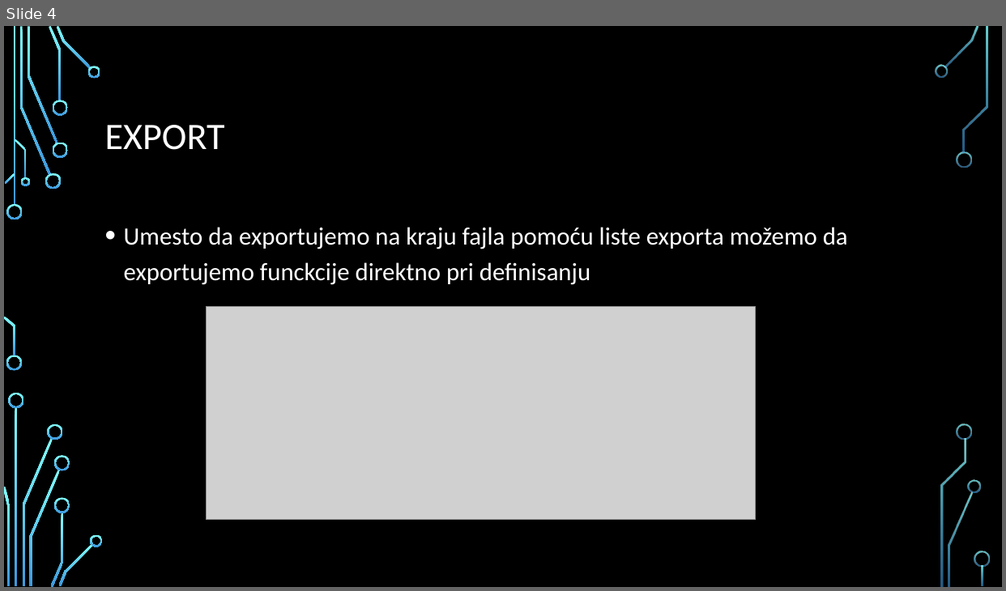
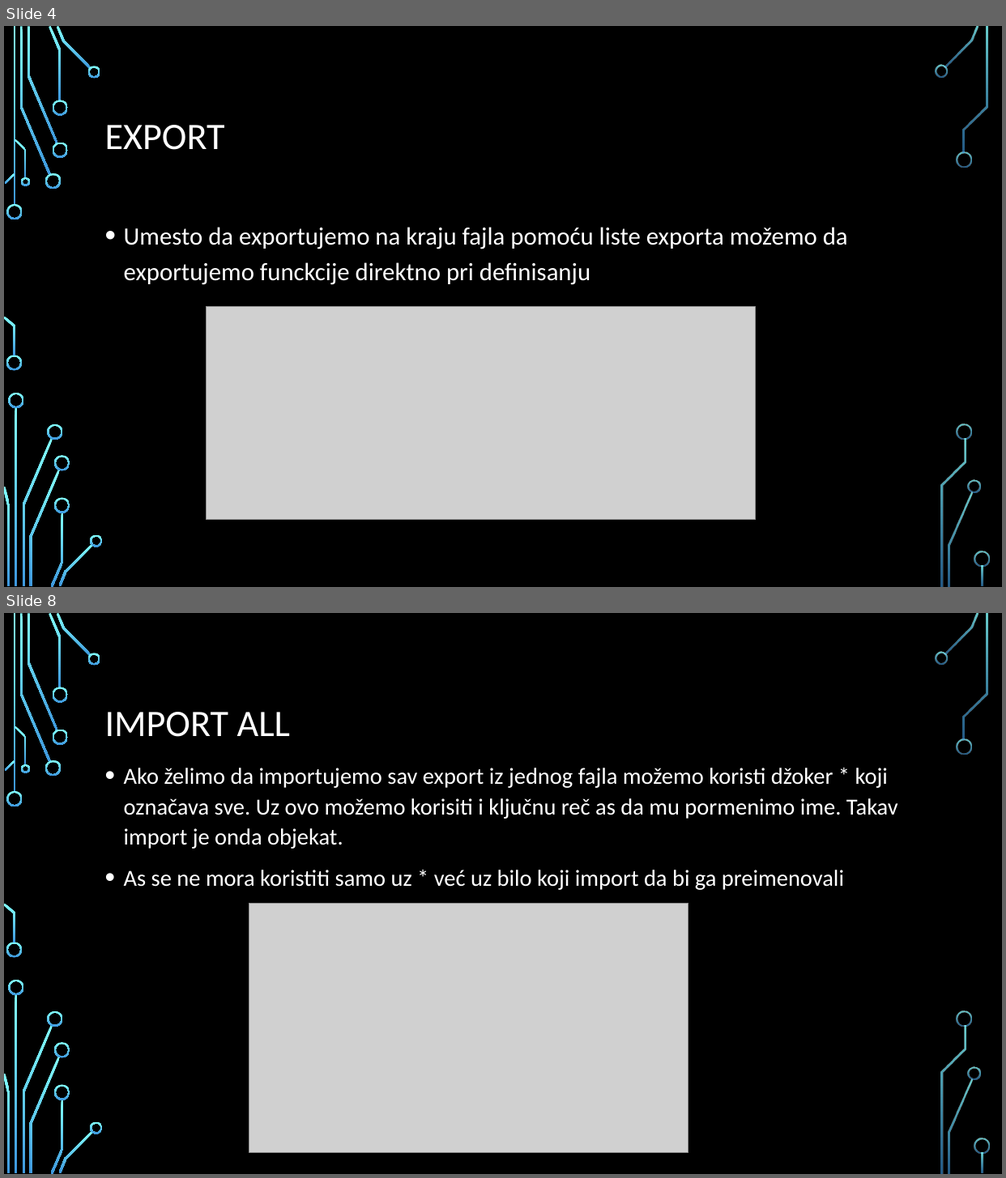
Before and after one commit to MihajloMilojevic/Sekcija, a slide deck: JavaScript/Napredno/prezentacije/12. Moduli.pptx. Shown one above the other, each under a label of ours: slide 4 before the commit, slides 4 and 8 after it; the slides between them are not shown. The pictures are 1006x591 and 1006x1178 pixels, drawn with LibreOffice and Linux fonts; fonts in the diff are those of the drawing; grey boxes stand for pictures; background and template pictures are left out. Boxes give left, top, right and bottom in pixels: in the first picture for what was removed or moved away, otherwise in the second. Text is boxed around its words. In the diff, an @@ line names an element or a change of style, - is before the commit and + after.

```diff
--- a/JavaScript/Napredno/prezentacije/12. Moduli.pptx
+++ b/JavaScript/Napredno/prezentacije/12. Moduli.pptx
@@ slide 8 added at (x1=4, y1=613, x2=1002, y2=1174), background picture (left out); not listed: 36 template elements that a slide beside it also shows @@
@@ title added at (x1=105, y1=712, x2=291, y2=737), 36 pt, text #FFFFFF @@
+IMPORT ALL
@@ text added at (x1=124, y1=768, x2=898, y2=890), 22.2 pt, text #FFFFFF @@
+• Ako želimo da importujemo sav export iz jednog fajla možemo koristi džoker * koji označava sve. Uz ovo možemo korisiti i ključnu reč as da mu pormenimo ime. Takav import je onda objekat.
+• As se ne mora koristiti samo uz * već uz bilo koji import da bi ga preimenovali
@@ picture added at (x1=249, y1=904, x2=689, y2=1152) @@
```
Also in this commit, not shown: 1 slide changed, 4 other slides added, 3 other files.
